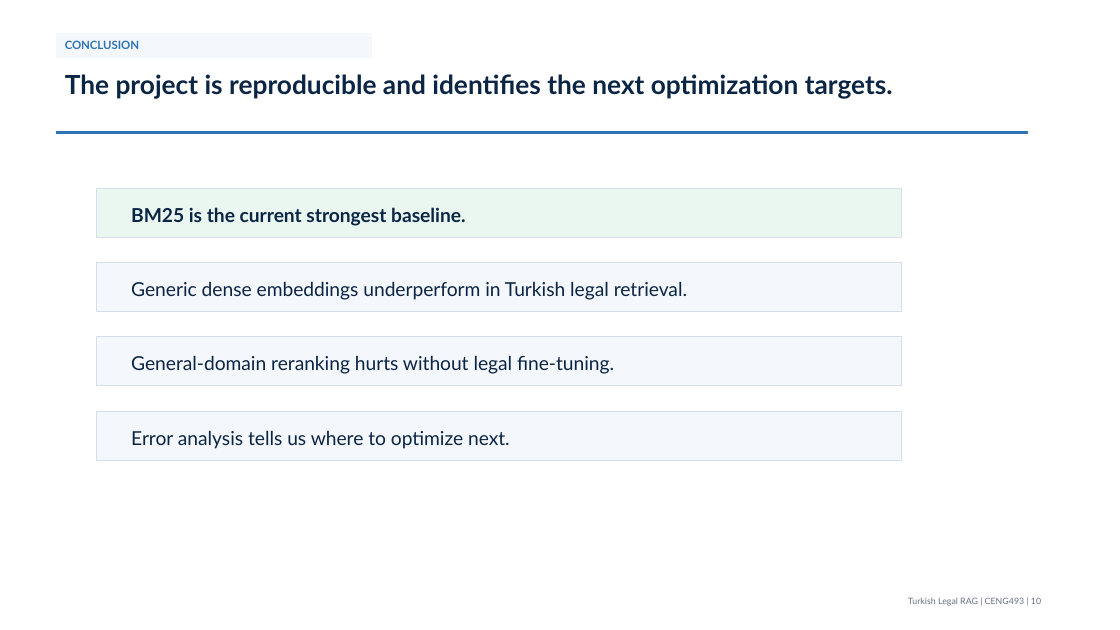
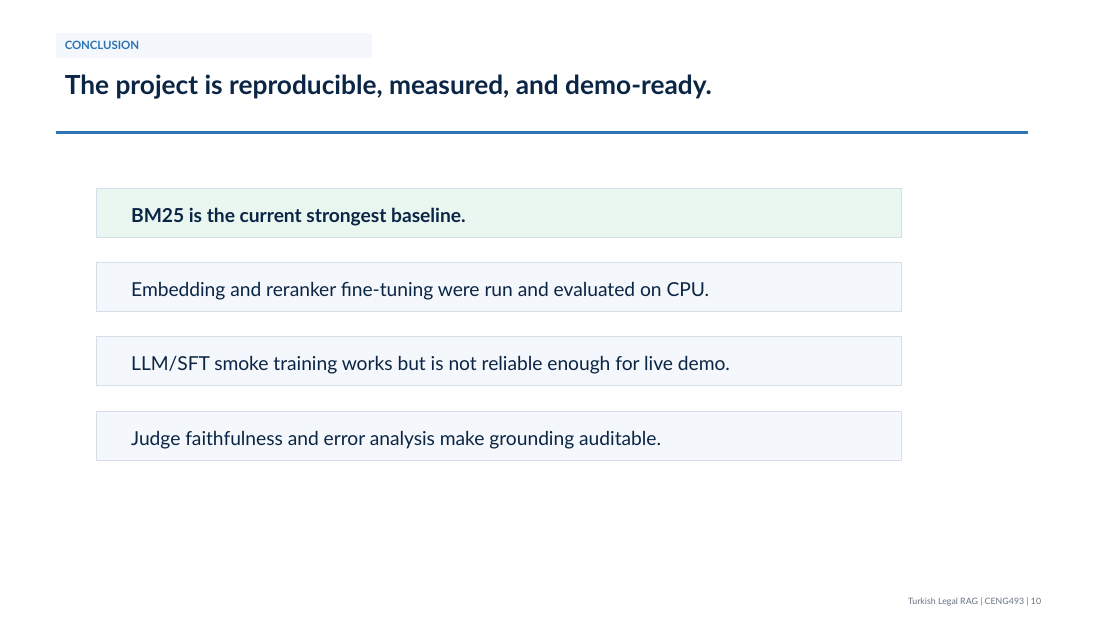
Before and after one commit to Bloheujkleh/NLP-Term-Project, a slide deck: slide 10 of deliverables/Turkish_Legal_RAG_Presentation.pptx. Drawn at 1120x630 pixels with LibreOffice and Linux fonts; fonts in the diff are those of the drawing. Boxes give left, top, right and bottom in pixels: in the first picture for what was removed or moved away, otherwise in the second. Text is boxed around its words. In the diff, an @@ line names an element or a change of style, - is before the commit and + after.

Commit message:
Refresh demo and presentation materials

```diff
--- a/deliverables/Turkish_Legal_RAG_Presentation.pptx
+++ b/deliverables/Turkish_Legal_RAG_Presentation.pptx
@@ text in rectangle at [65, 74, 712, 99]: text changed @@
-The project is reproducible and identifies the next optimization targets.
+The project is reproducible, measured, and demo-ready.
@@ text in rectangle at [131, 281, 710, 300]: text changed @@
-Generic dense embeddings underperform in Turkish legal retrieval.
+Embedding and reranker fine-tuning were run and evaluated on CPU.
@@ text in rectangle at [131, 355, 730, 374]: text changed @@
-General-domain reranking hurts without legal fine-tuning.
+LLM/SFT smoke training works but is not reliable enough for live demo.
@@ text in rectangle at [131, 430, 661, 449]: text changed @@
-Error analysis tells us where to optimize next.
+Judge faithfulness and error analysis make grounding auditable.
```
Also in this commit, not shown: 2 other slides changed, 2 slides added, 2 slides removed, 3 other files.
